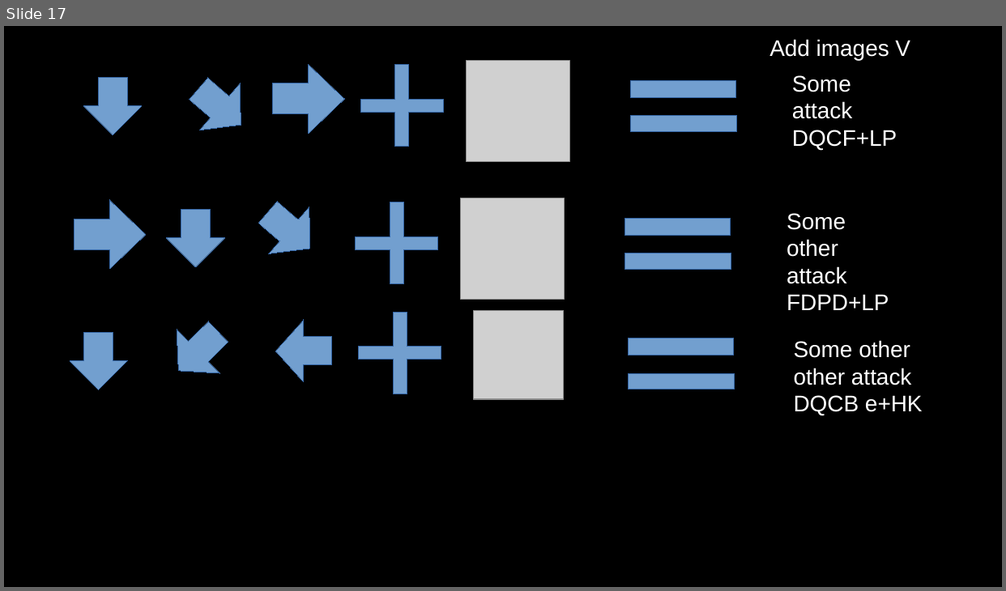
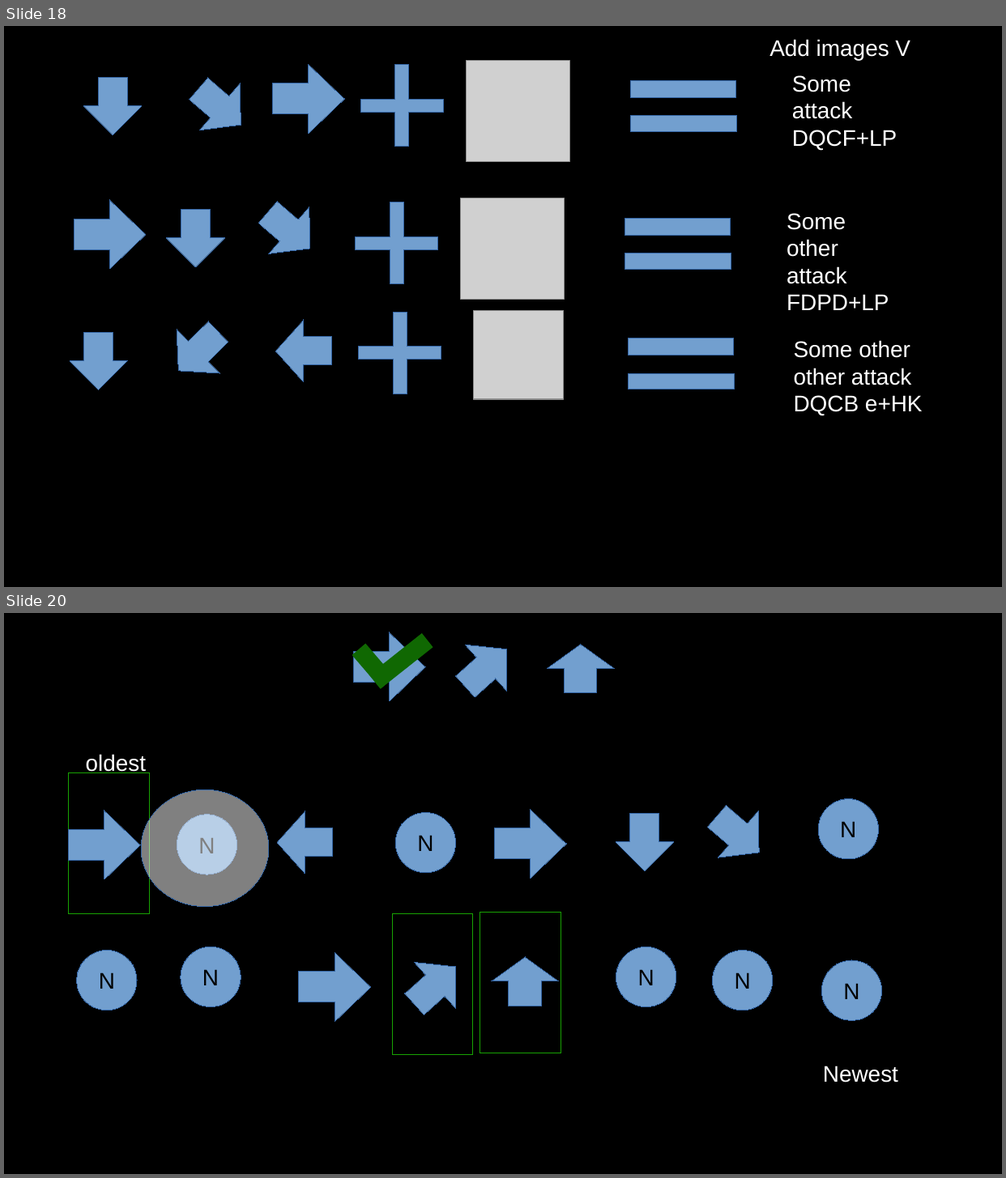
Before and after one commit to a-krum-of-bread-learns/fightvainia, a slide deck: world bulding game 1/draft video slides/input managemnt slides.odp. Shown one above the other, each under a label of ours: slide 17 before the commit, slides 18 and 20 after it; the slides between them are not shown. The pictures are 1006x591 and 1006x1178 pixels, drawn with LibreOffice and Linux fonts; fonts in the diff are those of the drawing; grey boxes stand for pictures. Boxes give left, top, right and bottom in pixels: in the first picture for what was removed or moved away, otherwise in the second. Text is boxed around its words. In the diff, an @@ line names an element or a change of style, - is before the commit and + after.

```diff
--- a/world bulding game 1/draft video slides/input managemnt slides.odp
+++ b/world bulding game 1/draft video slides/input managemnt slides.odp
@@ slide 20 added at bbox=[4, 613, 1002, 1174], background #000000 @@
@@ right arrow added at bbox=[354, 632, 425, 700], fill #729FCF, outline #3465A4 0 pt @@
@@ left arrow added at bbox=[445, 626, 528, 709], fill #729FCF, outline #3465A4 0 pt @@
@@ line added from (359, 649) to (388, 683), #106802 14.17 pt @@
@@ line added from (375, 682) to (428, 641), #106802 14.17 pt @@
@@ up arrow added at bbox=[548, 644, 615, 692], fill #729FCF, outline #3465A4 0 pt @@
@@ text added at bbox=[86, 754, 147, 773], 18 pt, text #FFFFFF @@
+oldest
@@ rectangle added at bbox=[68, 773, 149, 914], outline #18A303 0 pt @@
@@ ellipse added at bbox=[141, 790, 268, 906], fill #FFFFFF at 50% opacity, outline #3465A4 0 pt @@
@@ left arrow added at bbox=[697, 793, 780, 876], fill #729FCF, outline #3465A4 0 pt @@
@@ ellipse added at bbox=[818, 799, 878, 859], fill #729FCF, outline #3465A4 0 pt, 18 pt, text #000000 @@
+N
@@ right arrow added at bbox=[68, 811, 140, 879], fill #729FCF, outline #3465A4 0 pt @@
@@ ellipse added at bbox=[177, 815, 236, 875], fill #729FCF, outline #3465A4 0 pt, 18 pt, text #000000 @@
+N
@@ left arrow added at bbox=[278, 811, 334, 874], fill #729FCF, outline #3465A4 0 pt @@
@@ ellipse added at bbox=[395, 812, 455, 872], fill #729FCF, outline #3465A4 0 pt, 18 pt, text #000000 @@
+N
@@ right arrow added at bbox=[495, 810, 566, 879], fill #729FCF, outline #3465A4 0 pt @@
@@ down arrow added at bbox=[616, 813, 674, 871], fill #729FCF, outline #3465A4 0 pt @@
@@ rectangle added at bbox=[393, 914, 473, 1056], outline #18A303 0 pt @@
@@ rectangle added at bbox=[480, 913, 561, 1054], outline #18A303 0 pt @@
@@ ellipse added at bbox=[76, 951, 136, 1011], fill #729FCF, outline #3465A4 0 pt, 18 pt, text #000000 @@
+N
@@ ellipse added at bbox=[181, 948, 241, 1007], fill #729FCF, outline #3465A4 0 pt, 18 pt, text #000000 @@
+N
@@ right arrow added at bbox=[299, 952, 371, 1021], fill #729FCF, outline #3465A4 0 pt @@
@@ left arrow added at bbox=[394, 943, 477, 1028], fill #729FCF, outline #3465A4 0 pt @@
@@ ellipse added at bbox=[616, 948, 676, 1007], fill #729FCF, outline #3465A4 0 pt, 18 pt, text #000000 @@
+N
@@ ellipse added at bbox=[713, 951, 773, 1011], fill #729FCF, outline #3465A4 0 pt, 18 pt, text #000000 @@
+N
@@ up arrow added at bbox=[492, 957, 559, 1006], fill #729FCF, outline #3465A4 0 pt @@
@@ ellipse added at bbox=[822, 960, 881, 1020], fill #729FCF, outline #3465A4 0 pt, 18 pt, text #000000 @@
+N
@@ text added at bbox=[823, 1066, 898, 1083], 18 pt, text #FFFFFF @@
+Newest
@@ what was slide 17 is now slide 18 @@
```
Also in this commit, not shown: 9 slides changed, 20 other slides added, 1 slide removed, 15 other files.
